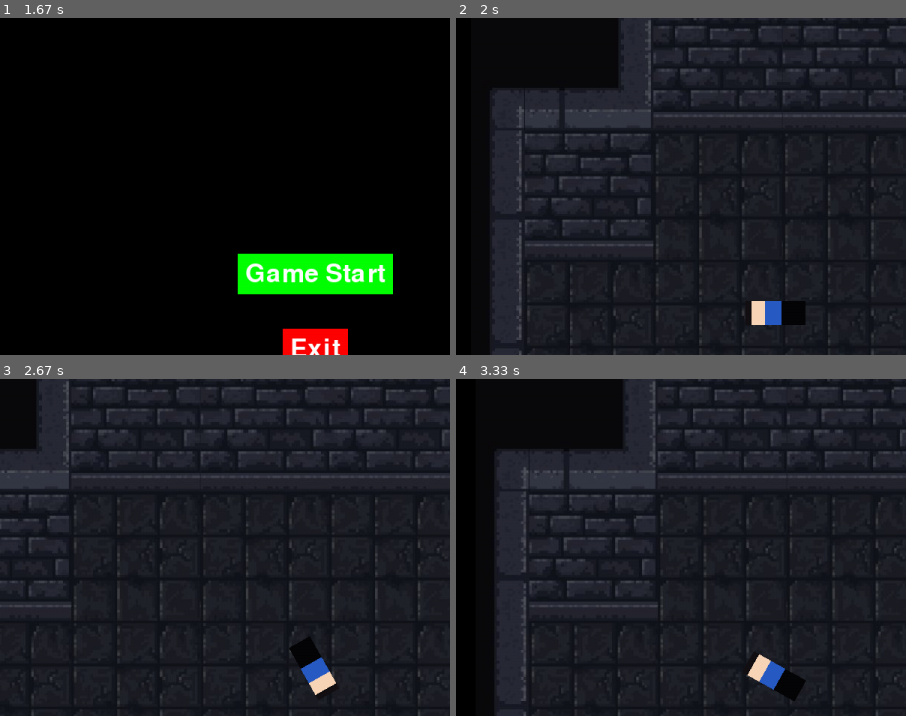
Above: before the commit, frames 1-4 (two rows, left to right).
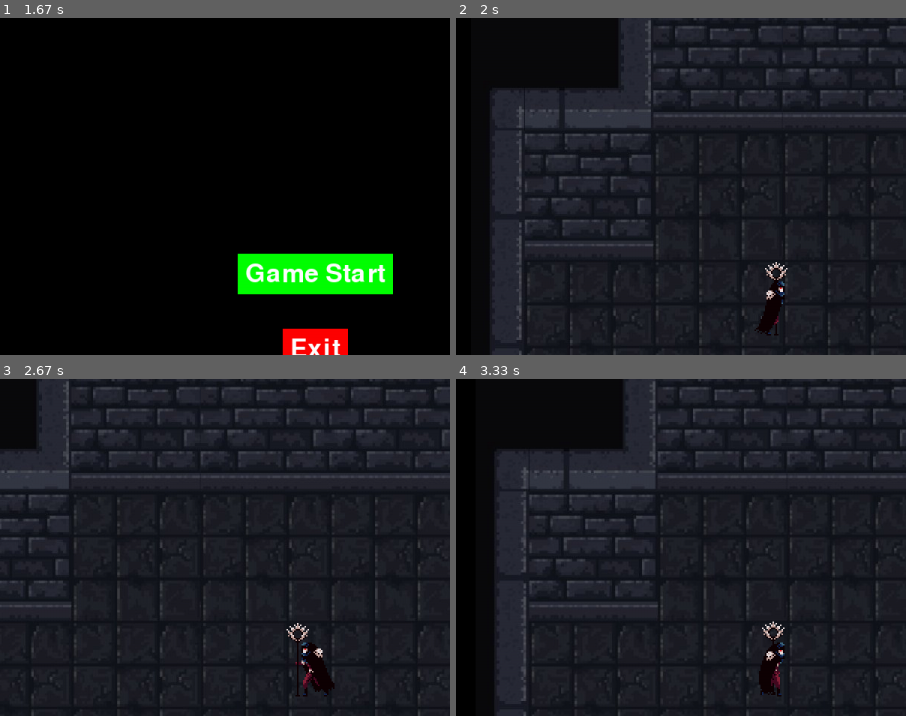
Above: after the commit, the same moments.

Repository: Seo-BJ/PyGame-TermProject
Game: pygame game, started from GameManager.py
Two runs of this game, one before a commit and one after it. Both use one fixed random seed, a clock stepped at 60 frames per second and the inputs below.
Inputs (mouse positions are % of the whole screen's width and height, from its top left):
- Up to frame 1 (1.67 s): click "Game Start" at 0.38 s
- Up to frame 2 (2 s): click "Game Start" at 1.72 s
- Up to frame 3 (2.67 s): hold D 2-2.47 s; move the mouse to (26, 51) at 2.03 s; click (19, 73) at 2.55 s
- Up to frame 4 (3.33 s): hold A from 2.83 s (still down); move the mouse to (65, 15) at 2.87 s
The pictures show only the part of the screen within x 15-65%, y 7-56%; the shares and areas given below are measured in that part.

Frame 1 is identical in both runs. In frame 2, 1.2% of the frame differs, in the area x 64-78%, y 72-95%; in frame 3, 0.9%; in frame 4, 1.2%.

Commit message:
Player 에니메이션 적용

Diff:
--- a/GameManager.py
+++ b/GameManager.py
@@ -9,7 +9,7 @@
 from gameUI import GameUI
 from levelUpUI import LevelUpUI
 from pauseMenu import PauseMenu
-
+import spritesheet
 #from enemy import *
 
 # Initialize pygame
@@ -39,8 +39,6 @@
 
 # Background
 background = pygame.image.load("background.png").convert()
-
-
 
 # Reset Game
 def reset_game():
@@ -106,17 +104,26 @@
 last_enemy_spawn_time = pygame.time.get_ticks()
 directions = gameSetting.SPAWN_DIRECTIONS
 
-# Game Start before the game loop
+pause_reason = "ESC KeyDown"
+
+animation_list = []
+animation_steps = 10
+
+sprite_sheet_image = pygame.image.load('playerSprite\walk.png').convert_alpha()
+sprite_sheet = spritesheet.SpriteSheet(sprite_sheet_image, animation_steps, 96, 96, 1, (0,0,0))
 
 
-pause_reason = "ESC KeyDown"
+animation_cooldown = 100 # m/s
 
+
+# Game Start before the game loop
 menu.start_menu()
+
 # Game loop
 running = True
 while running:
     screen.fill(gameSetting.BLACK)
-    print(gameSetting.PROJECTILE_SCALE)
+
     # 이벤트 핸들링
     for event in pygame.event.get():
         # Quit PyGame Program
--- a/player.py
+++ b/player.py
@@ -1,23 +1,32 @@
 import pygame
 import math
+import spritesheet
 from projectile import *
 from gameSetting import *
+
 
 class Player(pygame.sprite.Sprite):
     def __init__(self, projectile_group, all_sprites_group, enemy_group):
         super().__init__(all_sprites_group)
         self.pos = pygame.math.Vector2(PLAYER_START[0], PLAYER_START[1])
-        self.image = pygame.image.load("player.png").convert_alpha()
-        self.base_player_image = self.image
 
+        # 플레이어 이미지, 스프라이트
+        self.image =  pygame.image.load('playerSprite\walk.png').convert_alpha()
+        animation_steps = 10
+        self.sprite_sheet = spritesheet.SpriteSheet(self.image, animation_steps, 96, 96, 2, (0,0,0))
+        self.base_player_image = self.sprite_sheet.get_base_image()
         self.hitbox_rect = self.base_player_image.get_rect(center = self.pos)
         self.rect = self.hitbox_rect.copy()
+
+        # 플레이어 에니메이션
+        self.facing_right = True
+
         self.speed = PLAYER_SPEED
-
         self.shoot = False
         self.shoot_cooldown = SHOOT_COOLDOWN
 
         self.gun_barrel_offset = pygame.math.Vector2(GUN_OFFXET_X, GUN_OFFXET_Y)
+
 
         # Group Initialize
         self.projectile_group = projectile_group
@@ -51,15 +60,24 @@
         self.x_change_mouse_player = (self.mouse_pos[0] - WIDTH // 2)
         self.y_change_mouse_player = (self.mouse_pos[1] - HEIGHT // 2)
         self.angle = math.degrees(math.atan2(self.y_change_mouse_player, self.x_change_mouse_player))
-        self.image = pygame.transform.rotate(self.base_player_image, -self.angle)
-        self.rect = self.image.get_rect(center = self.hitbox_rect.center)
+        #self.image = pygame.transform.rotate(self.base_player_image, -self.angle)
+        #self.rect = self.image.get_rect(center = self.hitbox_rect.center)
+
+    # 플레이어 이미지 방향
+    def player_flip(self):
+        mouse_x, _ = pygame.mouse.get_pos()
+        center_x = WIDTH//2
+        if mouse_x < center_x:
+            self.facing_right = False
+        else:
+            self.facing_right = True
 
     # 플레이어 입력 처리
     def user_Input(self):
         self.velocity_x = 0
         self.velocity_y = 0
 
-        # Player vertical/horizontal movement
+        # 수평 수직 이동
         keys = pygame.key.get_pressed()
         if keys[pygame.K_w]:
             self.velocity_y -= self.speed
@@ -70,7 +88,7 @@
         if keys[pygame.K_d]:
             self.velocity_x += self.speed
 
-        # Player diagonally movement
+        # 대각선 이동
         if self.velocity_x != 0 and self.velocity_y != 0:
             self.velocity_y /= math.sqrt(2)
             self.velocity_y /= math.sqrt(2)
@@ -130,12 +148,23 @@
             self.max_exp = PLAYER_LEVELUP_EXP[self.level -1]
             return True
 
+    # 플레이어 에니메이션
+    def animate(self):
+        self.image =  self.sprite_sheet.get_frame()
+        if not self.facing_right:
+                self.image = pygame.transform.flip(self.image, True, False)
+                self.image.set_colorkey((0, 0, 0))
+        self.rect = self.base_player_image.get_rect(center=self.hitbox_rect.center)
+
     # 플레이어 Update
     def update(self):
         self.user_Input()
         self.move()
+        self.player_flip()
+
         self.player_rotation()
-        #print(self.current_exp)
+        self.animate()
+
         if self.shoot_cooldown > 0:
             self.shoot_cooldown -= 1
 
--- a/projectile.py
+++ b/projectile.py
@@ -28,6 +28,7 @@
 
         # Group Initialize
         self.enemy_group = enemy_group
+        print("발사체 생성")
 
     def projectile_movement(self):
         self.x += self.x_velocity
--- /dev/null
+++ b/spritesheet.py
@@ -0,0 +1,36 @@
+import pygame
+
+import pygame
+
+class SpriteSheet():
+    def __init__(self, image, frame_count, frame_width, frame_height, scale, color):
+        self.sheet = image
+        self.frame_count = frame_count
+        self.frame_width = frame_width
+        self.frame_height = frame_height
+        self.scale = scale
+        self.color = color
+        self.frames = self.load_frames()
+        self.current_frame = 0
+        self.last_update = pygame.time.get_ticks()
+        self.animation_cooldown = 100
+
+    def load_frames(self):
+        frames = []
+        for frame_num in range(self.frame_count):
+            frame = pygame.Surface((self.frame_width, self.frame_height)).convert_alpha()
+            frame.blit(self.sheet, (0, 0), (frame_num * self.frame_width, 0, self.frame_width, self.frame_height))
+            frame = pygame.transform.scale(frame, (self.frame_width * self.scale, self.frame_height * self.scale))
+            frame.set_colorkey(self.color)
+            frames.append(frame)
+        return frames
+
+    def get_frame(self):
+        now = pygame.time.get_ticks()
+        if now - self.last_update >= self.animation_cooldown:
+            self.last_update = now
+            self.current_frame = (self.current_frame + 1) % len(self.frames)
+        return self.frames[self.current_frame]
+
+    def get_base_image(self):
+        return self.frames[0]
Binary file added: playerSprite/walk.png
